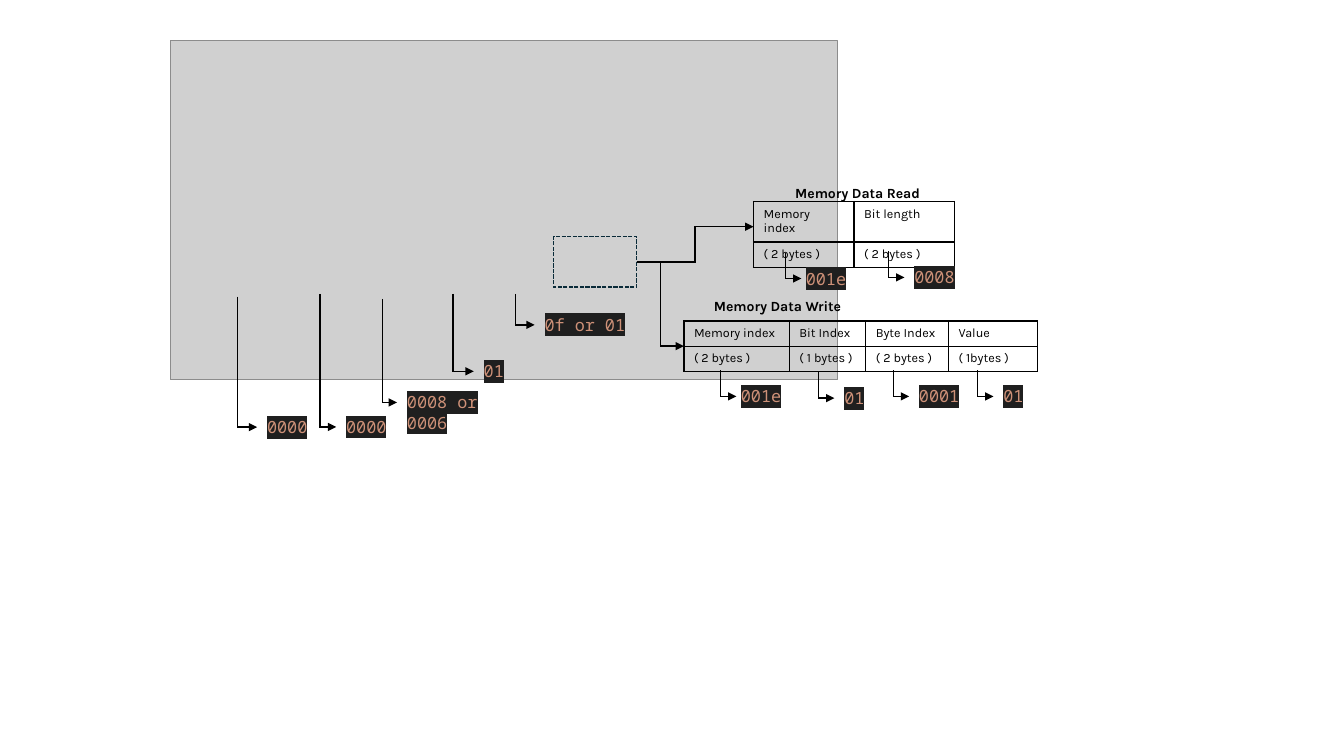
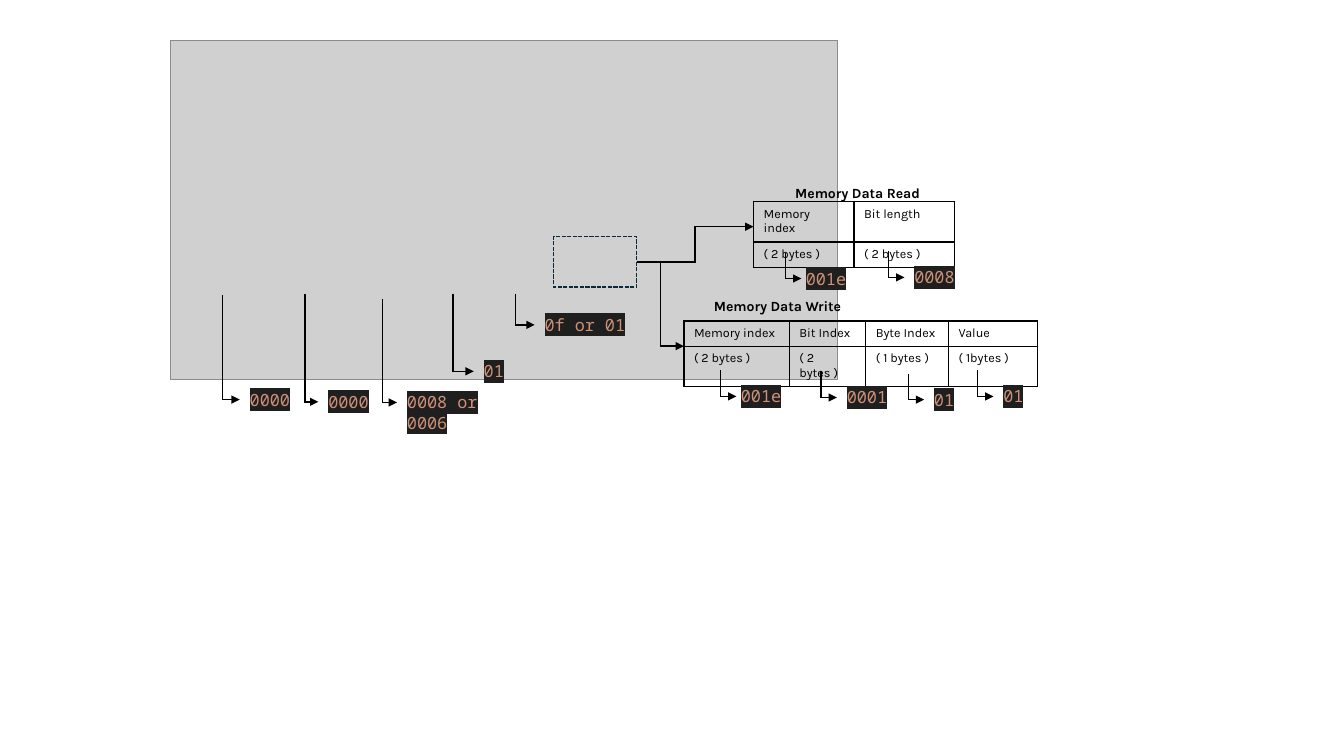
Before and after one commit to LiuYuancheng/PLC_and_RTU_Simulator, a slide deck: slide 9 of doc/designDoc.pptx. Drawn at 1344x756 pixels with LibreOffice and Linux fonts; fonts in the diff are those of the drawing; grey boxes stand for pictures. Boxes give left, top, right and bottom in pixels: in the first picture for what was removed or moved away, otherwise in the second. Text is boxed around its words. In the diff, an @@ line names an element or a change of style, - is before the commit and + after.

```diff
--- a/doc/designDoc.pptx
+++ b/doc/designDoc.pptx
@@ elbow arrow moved from (238, 296) - (257, 427) to (223, 295) - (240, 399) @@
@@ elbow arrow moved from (321, 293) - (337, 427) to (306, 294) - (319, 402) @@
@@ table at box(684, 321, 1037, 385) @@
-row 2, column 2: ( 1 bytes )
+row 2, column 2: ( 2 bytes )
-row 2, column 3: ( 2 bytes )
+row 2, column 3: ( 1 bytes )
@@ text "0000": place and size @@
-text "0000" at box(267, 421, 307, 433)
+text "0000" at box(250, 394, 290, 406)
@@ text "0000": place and size @@
-text "0000" at box(346, 421, 386, 433)
+text "0000" at box(328, 396, 368, 408)
@@ elbow arrow moved from (893, 370) - (909, 396) to (822, 372) - (837, 397) @@
@@ text "0001": place and size @@
-text "0001" at box(919, 390, 959, 402)
+text "0001" at box(847, 391, 887, 403)
@@ elbow arrow moved from (819, 372) - (835, 398) to (908, 374) - (925, 399) @@
@@ text "01": place and size @@
-text "01" at box(844, 392, 864, 404)
+text "01" at box(934, 394, 954, 406)
```
Also in this commit, not shown: 1 other slide changed, 2 other files.
